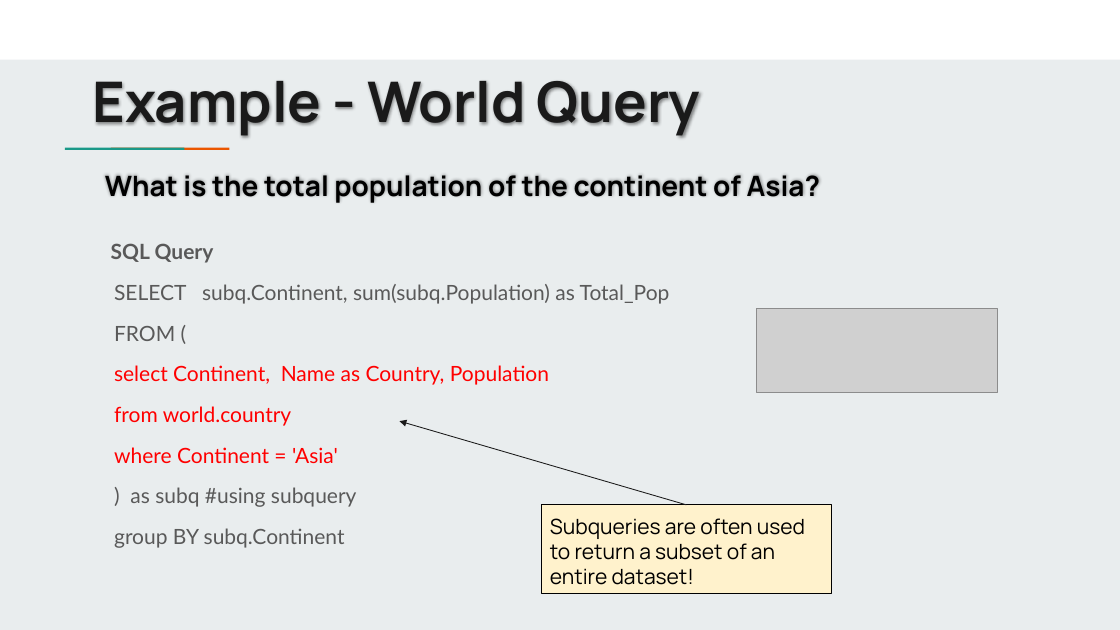
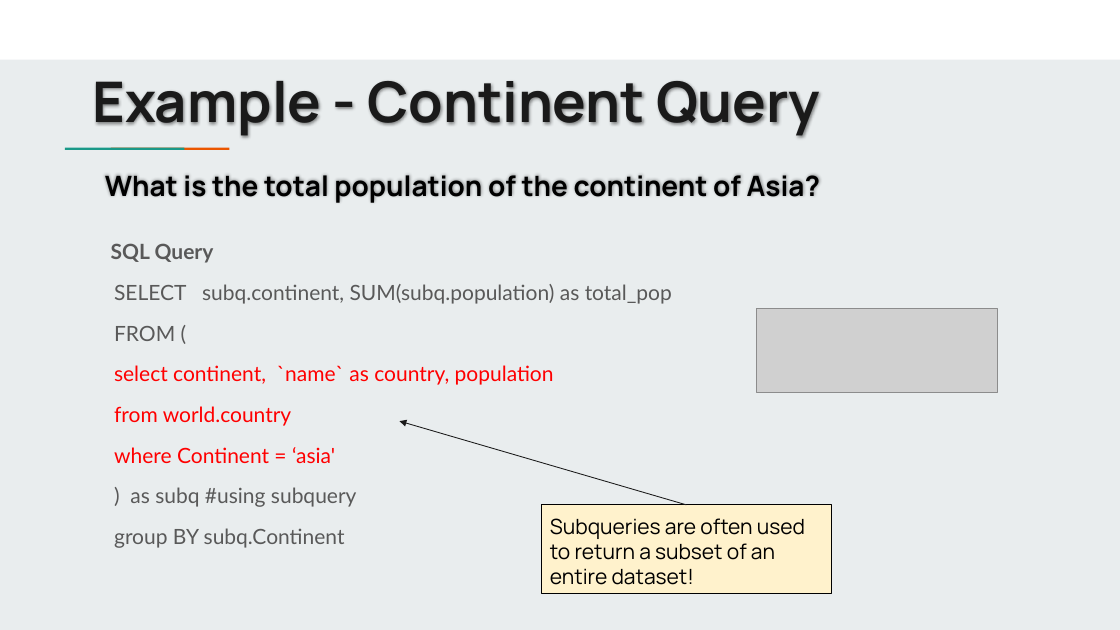
Before and after one commit to jbergmann56/OSDA-DataManipulationAndManagement, a slide deck: slide 11 of Lectures/(2) Writing Queries.pptx (slide 12 before the commit). Drawn at 1120x630 pixels with LibreOffice and Linux fonts; fonts in the diff are those of the drawing; grey boxes stand for pictures. Boxes give left, top, right and bottom in pixels: in the first picture for what was removed or moved away, otherwise in the second. Text is boxed around its words. In the diff, an @@ line names an element or a change of style, - is before the commit and + after.

```diff
--- a/Lectures/(2) Writing Queries.pptx
+++ b/Lectures/(2) Writing Queries.pptx
@@ title at [92,80,819,137]: text changed @@
-Example - World Query
+Example - Continent Query
@@ text at [114,284,672,304]: text changed @@
-SELECT subq.Continent, sum(subq.Population) as Total_Pop
+SELECT subq.continent, SUM(subq.population) as total_pop
@@ text at [114,365,554,385]: text changed @@
-select Continent, Name as Country, Population
+select continent, `name` as country, population
@@ text at [114,447,335,463]: text changed @@
-where Continent = 'Asia'
+where Continent = ‘asia'
```
Also in this commit, not shown: 6 other slides changed, 1 slide added, 3 slides removed, 2 other files.
